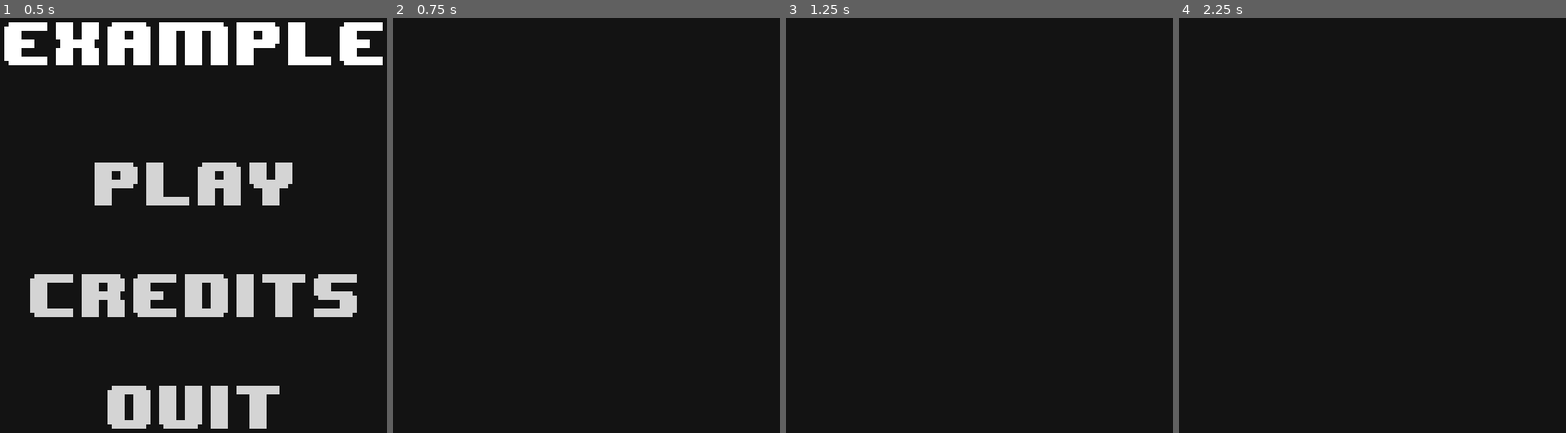
Above: before the commit, frames 1-4 (left to right).
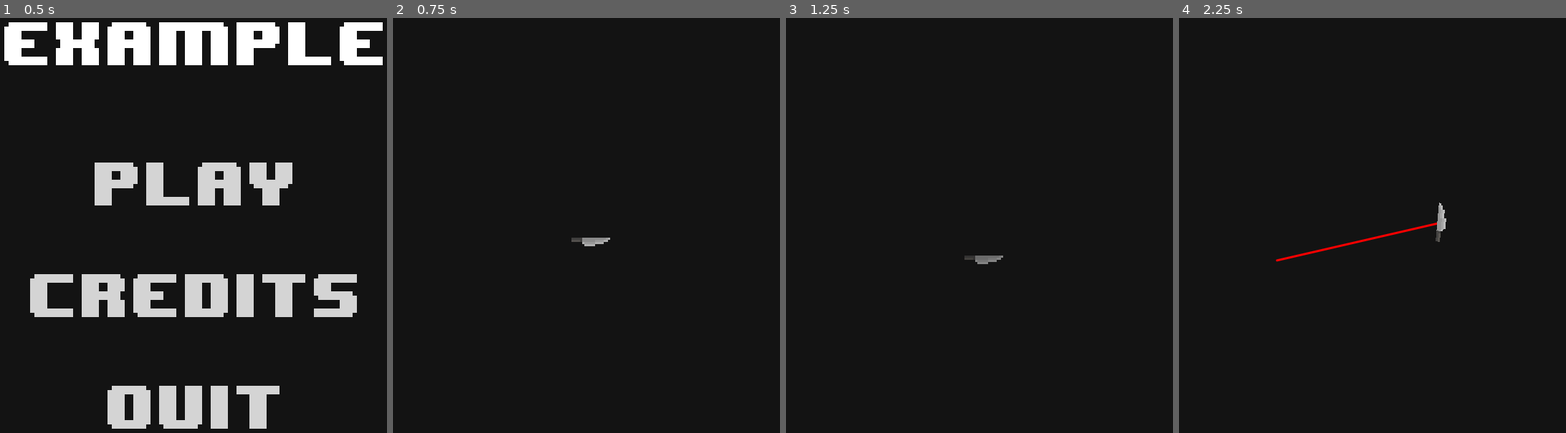
Above: after the commit, the same moments.

Repository: ljhs-games/week-74
Game: Godot game, scene res://scenes/TitleScreen.tscn
Same seed, same stepped clock (60 frames per second), same inputs: the game is played once before the commit and once after it.
Inputs (mouse positions are in pixels of both pictures, inside the frame that each line leads up to):
- Up to frame 1 (0.5 s): no input
- Up to frame 2 (0.75 s): click "Play" at 0.5 s
- Up to frame 3 (1.25 s): no input
- Up to frame 4 (2.25 s): move the mouse to (1488, 208) at 1.27 s; click (1488, 208) at 1.35 s; move the mouse to (1275, 258) at 2.02 s; click (1275, 258) at 2.1 s

Frame 1 is identical in both runs. In frame 2, 0.1% of the frame differs, in the area x 46-57%, y 52-55%; in frame 3, 0.1%; in frame 4, 0.4%, in the area x 25-70%, y 44-59%.

Commit message:
Player node goes to cursor and dies when still

Diff:
--- /dev/null
+++ b/src/nodes/player/Knife.gd
@@ -0,0 +1,22 @@
+extends Area2D
+
+const fall_velocity = 50.0
+const fall_time = 2.0
+
+var cur_fall = 0.0
+
+func start_falling():
+	set_process(true)
+
+func stop_falling():
+	set_process(false)
+	cur_fall = 0.0
+	$Sprite.modulate.a = 1.0
+
+func _process(delta):
+	cur_fall += delta
+	$Sprite.modulate.a = (cur_fall / fall_time)*-1 + 1
+	global_position.y += fall_velocity * delta
+	if cur_fall > fall_time:
+		GameState.dead = true
+		set_process(false)
--- /dev/null
+++ b/src/nodes/player/Player.gd
@@ -0,0 +1,24 @@
+extends Node2D
+
+const swipe_duration = 1.5
+const rot_duration = 0.5
+export var swipe_color = Color()
+
+var cur_mouse_pos = Vector2()
+
+func _ready():
+	set_process_input(true)
+
+func _input(event):
+	if event is InputEventMouseMotion:
+		cur_mouse_pos = event.global_position
+	elif event.is_action_released("g_target") and not $Trail/DimTween.is_active():
+		get_node("Knife").stop_falling()
+		$Trail.make_trail($Knife.global_position, cur_mouse_pos)
+		swipe(cur_mouse_pos)
+
+func swipe(in_pos):
+	$SwipeTween.interpolate_property($Knife, "position", $Knife.position, position + in_pos, swipe_duration, Tween.TRANS_QUINT, Tween.EASE_OUT)
+	$RotationTween.interpolate_property($Knife, "rotation_degrees", $Knife.rotation_degrees, rad2deg($Knife.global_position.angle_to_point(in_pos))+180.0, rot_duration, Tween.TRANS_CUBIC, Tween.EASE_OUT)
+	$SwipeTween.start()
+	$RotationTween.start()
--- /dev/null
+++ b/src/nodes/player/Player.tscn
@@ -0,0 +1,76 @@
+[gd_scene load_steps=6 format=2]
+
+[ext_resource path="res://nodes/player/Player.gd" type="Script" id=1]
+[ext_resource path="res://nodes/player/Trail.gd" type="Script" id=2]
+[ext_resource path="res://nodes/player/Knife.gd" type="Script" id=3]
+[ext_resource path="res://nodes/player/Knife.png" type="Texture" id=4]
+
+[sub_resource type="RectangleShape2D" id=1]
+
+custom_solver_bias = 0.0
+extents = Vector2( 19.7672, 5.03619 )
+
+[node name="Player" type="Node2D"]
+
+script = ExtResource( 1 )
+_sections_unfolded = [ "Material", "Transform", "Visibility" ]
+swipe_color = Color( 1, 0, 0, 1 )
+
+[node name="Trail" type="Node2D" parent="." index="0"]
+
+script = ExtResource( 2 )
+_sections_unfolded = [ "Material", "Transform", "Visibility" ]
+color = Color( 1, 0, 0, 1 )
+
+[node name="DimTween" type="Tween" parent="Trail" index="0"]
+
+repeat = false
+playback_process_mode = 1
+playback_speed = 1.0
+playback/active = false
+playback/repeat = false
+playback/speed = 1.0
+
+[node name="Knife" type="Area2D" parent="." index="1"]
+
+position = Vector2( 350, 350 )
+input_pickable = true
+gravity_vec = Vector2( 0, 1 )
+gravity = 98.0
+linear_damp = 0.1
+angular_damp = 1.0
+audio_bus_override = false
+audio_bus_name = "Master"
+script = ExtResource( 3 )
+_sections_unfolded = [ "Transform" ]
+
+[node name="Sprite" type="Sprite" parent="Knife" index="0"]
+
+scale = Vector2( 3, 3 )
+texture = ExtResource( 4 )
+_sections_unfolded = [ "Transform", "Visibility" ]
+
+[node name="CollisionShape2D" type="CollisionShape2D" parent="Knife" index="1"]
+
+position = Vector2( 7.88371, -0.291988 )
+shape = SubResource( 1 )
+
+[node name="SwipeTween" type="Tween" parent="." index="2"]
+
+repeat = false
+playback_process_mode = 1
+playback_speed = 1.0
+playback/active = false
+playback/repeat = false
+playback/speed = 1.0
+
+[node name="RotationTween" type="Tween" parent="." index="3"]
+
+repeat = false
+playback_process_mode = 1
+playback_speed = 1.0
+playback/active = false
+playback/repeat = false
+playback/speed = 1.0
+
+[connection signal="tween_completed" from="Trail/DimTween" to="Trail" method="_on_DimTween_tween_completed"]
--- /dev/null
+++ b/src/nodes/player/Trail.gd
@@ -0,0 +1,31 @@
+extends Node2D
+
+export var color = Color()
+const thickness = 2.0
+const fade_time = 0.5
+
+var base_pos = Vector2()
+var target_pos = Vector2()
+
+func _ready():
+	global_position = Vector2()
+	modulate.a = 0.0
+	set_process(false)
+
+func _process(delta):
+	update()
+
+func _draw():
+	draw_line(get_node("../Knife").global_position, target_pos, color, thickness, true)
+
+func make_trail(in_base_pos, in_target_pos):
+	base_pos = in_base_pos
+	target_pos = in_target_pos
+	$DimTween.interpolate_property(self, "modulate", Color(1,1,1,1), Color(1,1,1,0), fade_time, Tween.TRANS_QUAD, Tween.EASE_IN)
+	$DimTween.start()
+	set_process(true)
+
+func _on_DimTween_tween_completed(object, key):
+	$DimTween.stop_all()
+	get_node("../Knife").start_falling()
+	set_process(false)
--- a/src/project.godot
+++ b/src/project.godot
@@ -10,9 +10,13 @@
 
 [application]
 
-config/name="Week 74"
+config/name="Knife"
 run/main_scene="res://scenes/TitleScreen.tscn"
 config/icon="res://icon.png"
+
+[autoload]
+
+GameState="*res://GameState.gd"
 
 [display]
 
@@ -21,6 +25,27 @@
 window/size/resizable=false
 window/stretch/mode="2d"
 window/stretch/aspect="keep"
+
+[importer_defaults]
+
+texture={
+"compress/hdr_mode": 0,
+"compress/lossy_quality": 0.7,
+"compress/mode": 0,
+"compress/normal_map": 0,
+"detect_3d": false,
+"flags/anisotropic": false,
+"flags/filter": false,
+"flags/mipmaps": false,
+"flags/repeat": 0,
+"flags/srgb": 2,
+"process/HDR_as_SRGB": false,
+"process/fix_alpha_border": true,
+"process/premult_alpha": false,
+"size_limit": 0,
+"stream": false,
+"svg/scale": 1.0
+}
 
 [input]
 
@@ -42,6 +67,8 @@
 g_right=[ Object(InputEventKey,"resource_local_to_scene":false,"resource_name":"","device":0,"alt":false,"shift":false,"control":false,"meta":false,"command":false,"pressed":false,"scancode":16777233,"unicode":0,"echo":false,"script":null)
 , Object(InputEventKey,"resource_local_to_scene":false,"resource_name":"","device":0,"alt":false,"shift":false,"control":false,"meta":false,"command":false,"pressed":false,"scancode":68,"unicode":0,"echo":false,"script":null)
  ]
+g_target=[ Object(InputEventMouseButton,"resource_local_to_scene":false,"resource_name":"","device":0,"alt":false,"shift":false,"control":false,"meta":false,"command":false,"button_mask":0,"position":Vector2( 0, 0 ),"global_position":Vector2( 0, 0 ),"factor":1.0,"button_index":1,"pressed":false,"doubleclick":false,"script":null)
+ ]
 
 [physics]
 
--- a/src/scenes/Game.tscn
+++ b/src/scenes/Game.tscn
@@ -1,8 +1,9 @@
-[gd_scene load_steps=2 format=2]
+[gd_scene load_steps=3 format=2]
 
 [ext_resource path="res://nodes/escape-listener/EscapeListener.tscn" type="PackedScene" id=1]
+[ext_resource path="res://nodes/player/Player.tscn" type="PackedScene" id=2]
 
-[node name="Game" type="Node2D"]
+[node name="Game" type="Node2D" index="0"]
 
 [node name="UI" type="CanvasLayer" parent="." index="0"]
 
@@ -18,3 +19,5 @@
 margin_bottom = 36.0
 _sections_unfolded = [ "Anchor", "Size Flags", "Visibility", "custom_colors", "custom_fonts" ]
 main_scene = "res://scenes/TitleScreen.tscn"
+
+[node name="Player" parent="." index="1" instance=ExtResource( 2 )]
Binary file added: src/nodes/player/Knife.png
Not shown, added: src/nodes/player/Knife.png.import
